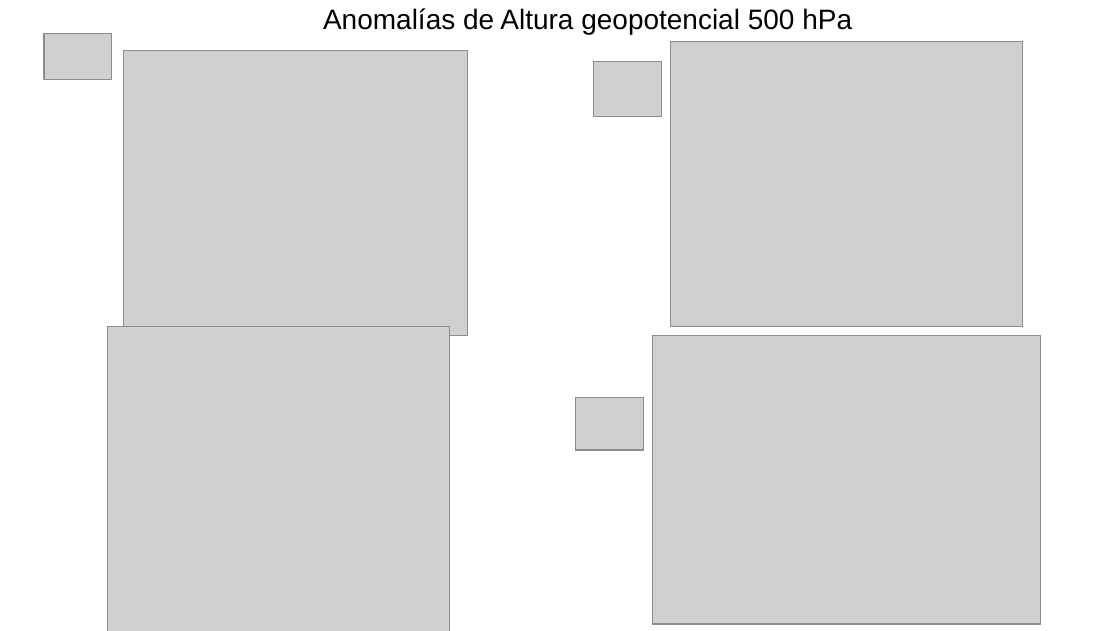
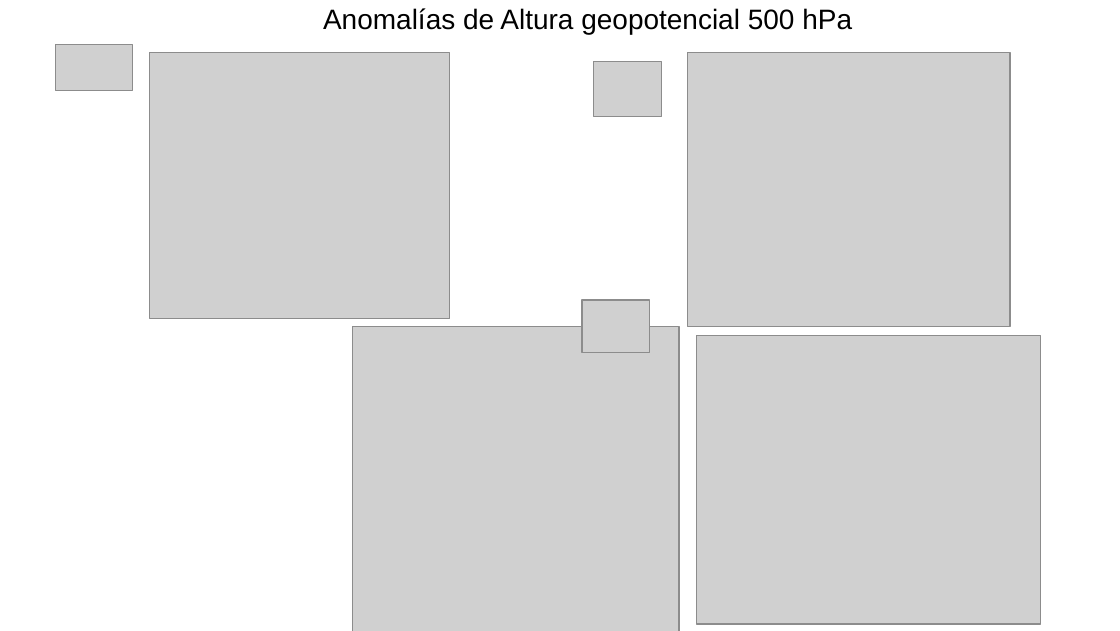
Before and after one commit to LucianoAndrian/ReunionClima, a slide deck: slide 16 of presentacion_ratio16-9.odp (slide 15 before the commit). Drawn at 1120x631 pixels with LibreOffice and Linux fonts; fonts in the diff are those of the drawing; grey boxes stand for pictures. Boxes give left, top, right and bottom in pixels: in the first picture for what was removed or moved away, otherwise in the second. Text is boxed around its words. In the diff, an @@ line names an element or a change of style, - is before the commit and + after.

```diff
--- a/presentacion_ratio16-9.odp
+++ b/presentacion_ratio16-9.odp
@@ picture: place and size @@
-picture at [44, 34, 112, 80]
+picture at [56, 44, 132, 90]
@@ picture: place and size @@
-picture at [123, 50, 467, 335]
+picture at [150, 53, 450, 318]
@@ picture: place and size @@
-picture at [670, 41, 1023, 326]
+picture at [688, 53, 1010, 326]
@@ picture: place and size @@
-picture at [108, 326, 450, 631]
+picture at [353, 326, 679, 631]
@@ picture: place and size @@
-picture at [576, 396, 644, 449]
+picture at [582, 300, 651, 353]
@@ picture: place and size @@
-picture at [653, 335, 1040, 624]
+picture at [697, 335, 1040, 624]
```
Also in this commit, not shown: 17 other slides changed, 6 slides added, 2 slides removed, 2 other files.
